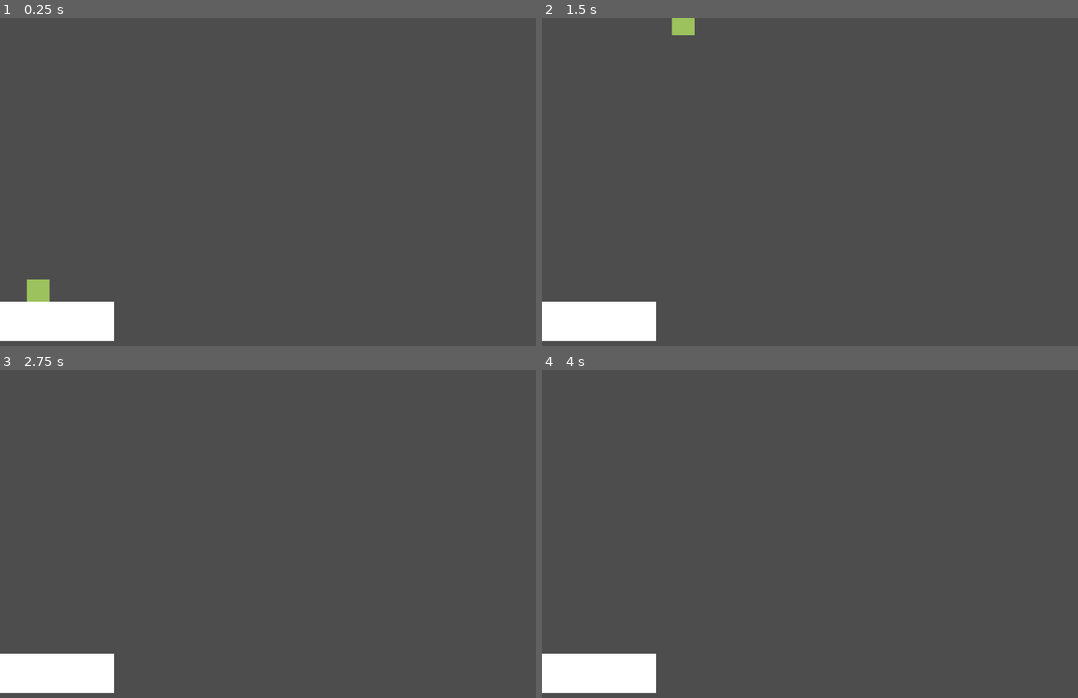
Above: before the commit, frames 1-4 (two rows, left to right).
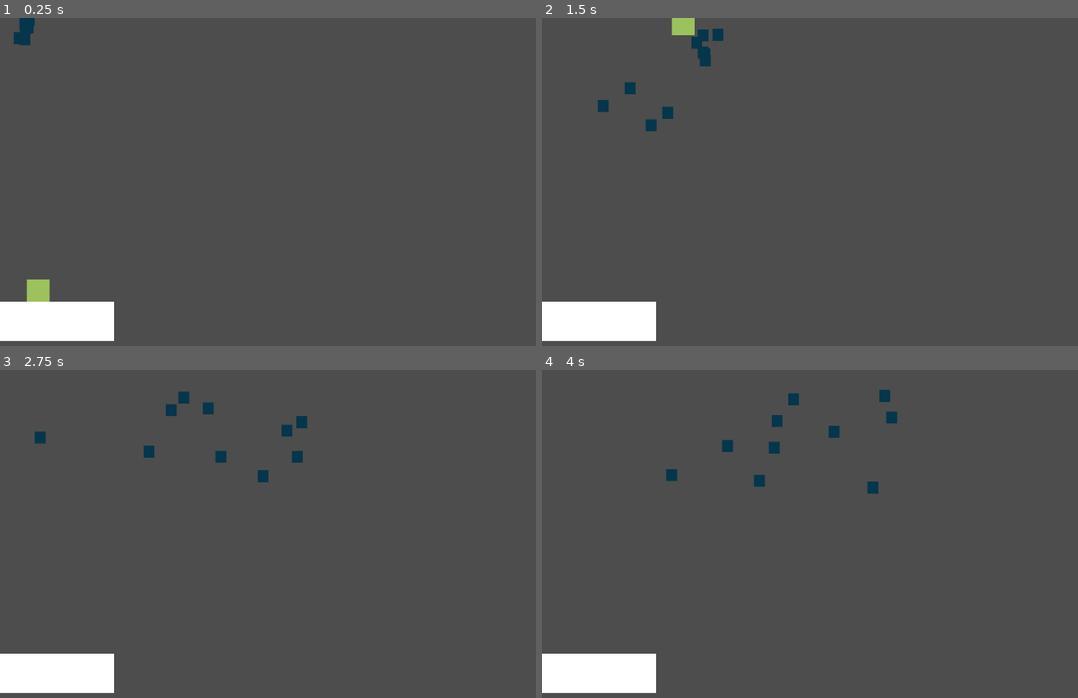
Above: after the commit, the same moments.

Repository: ClementRivaille/jumping-frogs
Game: Godot game, scene res://Main.tscn
Same seed, same stepped clock (60 frames per second), same inputs: the game is played once before the commit and once after it.
Inputs (mouse positions are in pixels of both pictures, inside the frame that each line leads up to):
- Up to frame 1 (0.25 s): no input
- Up to frame 2 (1.5 s): tap Enter (ui_accept) at 0.5 s; drag from (600, 323) to (938, 122) at 0.52 s; drag from (740, 221) to (836, 277) at 1.27 s
- Up to frame 3 (2.75 s): move the mouse to (396, 474) at 2.02 s; click (396, 474) at 2.17 s
- Up to frame 4 (4 s): drag from (836, 629) to (676, 497) at 2.77 s; move the mouse to (1067, 609) at 3.52 s; click (1067, 609) at 3.67 s; tap Enter (ui_accept) at 3.77 s

The runs differ from the first frame. In frame 1, 0.2% of the frame differs, in the area x 2-7%, y 0-9%; in frame 2, 0.7%; in frame 3, 0.8%; in frame 4, 0.8%, in the area x 23-67%, y 6-38%.

Commit message:
feat: flies

Diff:
--- a/Main.tscn
+++ b/Main.tscn
@@ -1,7 +1,8 @@
-[gd_scene load_steps=5 format=3 uid="uid://er6dpfspguc0"]
+[gd_scene load_steps=6 format=3 uid="uid://er6dpfspguc0"]
 
 [ext_resource type="PackedScene" uid="uid://cw64bi4h4q7br" path="res://scenes/Frog.tscn" id="1_dn6oc"]
 [ext_resource type="PackedScene" uid="uid://crje4f4x3w0f0" path="res://scenes/Platform.tscn" id="2_gr0qy"]
+[ext_resource type="PackedScene" uid="uid://d3uan07s2wxat" path="res://scenes/Fly.tscn" id="3_gyo8n"]
 
 [sub_resource type="PhysicsMaterial" id="PhysicsMaterial_4owon"]
 rough = true
@@ -14,6 +15,7 @@
 
 [node name="Frog" parent="." instance=ExtResource("1_dn6oc")]
 position = Vector2(47, 458)
+collision_layer = 2
 
 [node name="Platform" parent="." instance=ExtResource("2_gr0qy")]
 
@@ -33,3 +35,26 @@
 [node name="CollisionShape2D" type="CollisionShape2D" parent="Walls/Wall2"]
 shape = SubResource("SegmentShape2D_ql2dt")
 metadata/_edit_lock_ = true
+
+[node name="FliesSpawner" type="Node2D" parent="."]
+metadata/_edit_lock_ = true
+
+[node name="Fly" parent="FliesSpawner" instance=ExtResource("3_gyo8n")]
+
+[node name="Fly2" parent="FliesSpawner" instance=ExtResource("3_gyo8n")]
+
+[node name="Fly3" parent="FliesSpawner" instance=ExtResource("3_gyo8n")]
+
+[node name="Fly4" parent="FliesSpawner" instance=ExtResource("3_gyo8n")]
+
+[node name="Fly5" parent="FliesSpawner" instance=ExtResource("3_gyo8n")]
+
+[node name="Fly6" parent="FliesSpawner" instance=ExtResource("3_gyo8n")]
+
+[node name="Fly7" parent="FliesSpawner" instance=ExtResource("3_gyo8n")]
+
+[node name="Fly8" parent="FliesSpawner" instance=ExtResource("3_gyo8n")]
+
+[node name="Fly9" parent="FliesSpawner" instance=ExtResource("3_gyo8n")]
+
+[node name="Fly10" parent="FliesSpawner" instance=ExtResource("3_gyo8n")]
--- /dev/null
+++ b/scenes/Fly.tscn
@@ -0,0 +1,39 @@
+[gd_scene load_steps=3 format=3 uid="uid://d3uan07s2wxat"]
+
+[ext_resource type="Script" path="res://scripts/Fly.gd" id="1_6fgp6"]
+
+[sub_resource type="CircleShape2D" id="CircleShape2D_ut7dh"]
+radius = 12.6491
+
+[node name="Fly" type="CharacterBody2D"]
+collision_layer = 6
+collision_mask = 0
+motion_mode = 1
+script = ExtResource("1_6fgp6")
+speed = 200.0
+max_y = 250.0
+max_x = 1150.0
+padding = 30.0
+
+[node name="CollisionShape2D" type="CollisionShape2D" parent="."]
+shape = SubResource("CircleShape2D_ut7dh")
+metadata/_edit_lock_ = true
+
+[node name="ColorRect" type="ColorRect" parent="."]
+offset_left = -10.0
+offset_top = -10.0
+offset_right = 9.0
+offset_bottom = 11.0
+color = Color(0.0235294, 0.211765, 0.294118, 1)
+
+[node name="Timer" type="Timer" parent="."]
+wait_time = 0.8
+one_shot = true
+
+[node name="debugRect" type="ColorRect" parent="."]
+visible = false
+offset_right = 6.0
+offset_bottom = 5.0
+color = Color(0.831373, 0.607843, 0, 1)
+
+[connection signal="timeout" from="Timer" to="." method="pick_destination"]
--- /dev/null
+++ b/scripts/Fly.gd
@@ -0,0 +1,33 @@
+extends CharacterBody2D
+class_name Fly
+
+@export var speed := 50.0
+@export var speed_diff = 30.0
+
+@onready var debug: ColorRect = $debugRect
+@onready var timer: Timer = $Timer
+
+@export var max_y := 500.0
+@export var max_x := 1100.0
+@export var padding := 10.0
+
+var destination: Vector2
+var close := 2
+var fly_speed = 50.0
+
+func _ready() -> void:
+  pick_destination()
+
+func pick_destination():
+  destination = Vector2(randf_range(padding, max_x - padding), randf_range(padding, max_y))
+  fly_speed = randf_range(speed - speed_diff, speed + speed_diff)
+  timer.wait_time = randf_range(0.5, 1.6)
+  timer.start()
+
+func _process(delta: float) -> void:
+  if position.distance_to(destination) < close:
+    pick_destination()
+
+  velocity = position.direction_to(destination) * fly_speed
+  debug.global_position = destination
+  move_and_slide()
--- a/scripts/Platform.gd
+++ b/scripts/Platform.gd
@@ -9,9 +9,12 @@
 var pos_diff := 0.0
 
 func _input(event: InputEvent) -> void:
-  if event is InputEventMouseButton && mouse_inside:
-    dragged = event.is_pressed()
-    pos_diff = get_viewport().get_mouse_position().x - global_position.x
+  if event is InputEventMouseButton:
+    if event.is_pressed() && mouse_inside:
+      dragged = true
+      pos_diff = get_viewport().get_mouse_position().x - global_position.x
+    elif dragged && !event.is_pressed():
+      dragged = false
 
 func _process(_delta: float) -> void:
   if dragged:
